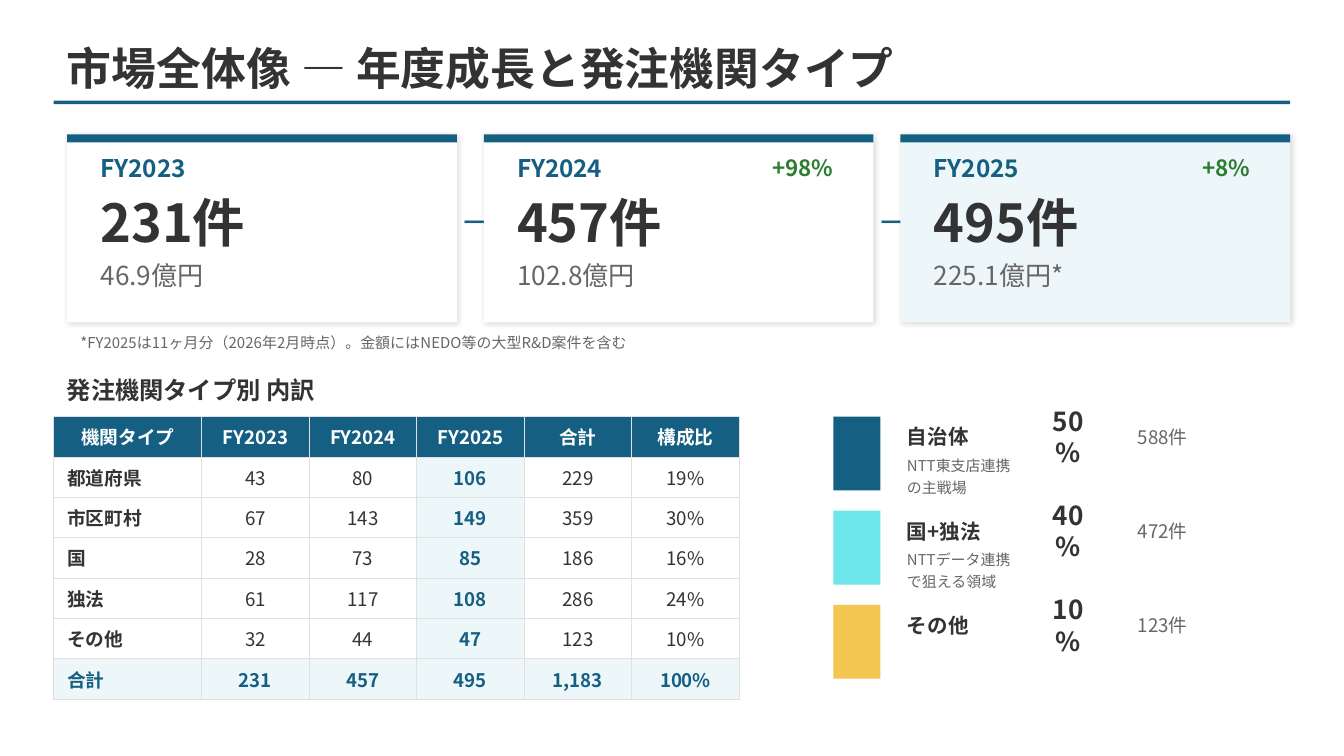
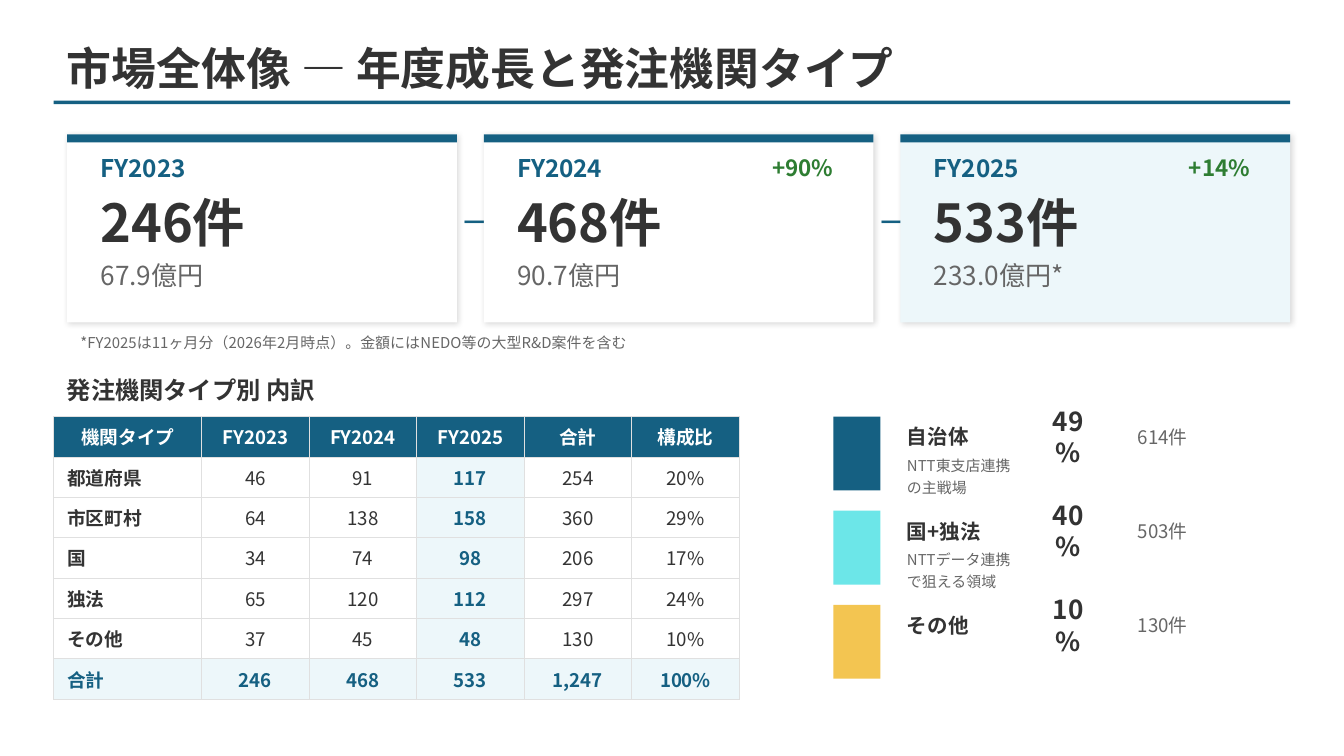
Before and after one commit to ttygtdgs/obsidian-ttygtd, a slide deck: slide 2 of 05_Output/Projects/@Active/NTTDX-Customer-Expansion-Mission/02-materials/FY2026-公共セクター生成AI案件-フェーズ別見通し.pptx. Drawn at 1344x756 pixels with LibreOffice and Linux fonts; fonts in the diff are those of the drawing; background and template pictures are left out. Boxes give left, top, right and bottom in pixels: in the first picture for what was removed or moved away, otherwise in the second. Text is boxed around its words. In the diff, an @@ line names an element or a change of style, - is before the commit and + after.

```diff
--- a/05_Output/Projects/@Active/NTTDX-Customer-Expansion-Mission/02-materials/FY2026-公共セクター生成AI案件-フェーズ別見通し.pptx
+++ b/05_Output/Projects/@Active/NTTDX-Customer-Expansion-Mission/02-materials/FY2026-公共セクター生成AI案件-フェーズ別見通し.pptx
@@ text at bbox=[772, 159, 833, 177]: text changed @@
-+98%
++90%
@@ text at bbox=[1189, 159, 1250, 177]: text changed @@
-+8%
++14%
@@ text at bbox=[101, 198, 246, 247]: text changed @@
-231件
+246件
@@ text at bbox=[517, 198, 662, 247]: text changed @@
-457件
+468件
@@ text at bbox=[934, 198, 1079, 247]: text changed @@
-495件
+533件
@@ text at bbox=[101, 263, 204, 287]: text changed @@
-46.9億円
+67.9億円
@@ text at bbox=[517, 263, 620, 287]: text changed @@
-102.8億円
+90.7億円
@@ text at bbox=[934, 263, 1064, 287]: text changed @@
-225.1億円*
+233.0億円*
@@ table at bbox=[54, 417, 739, 699] @@
-row 2: 都道府県 | 43 | 80 | 106 | 229 | 19%
+row 2: 都道府県 | 46 | 91 | 117 | 254 | 20%
-row 3: 市区町村 | 67 | 143 | 149 | 359 | 30%
+row 3: 市区町村 | 64 | 138 | 158 | 360 | 29%
-row 4: 国 | 28 | 73 | 85 | 186 | 16%
+row 4: 国 | 34 | 74 | 98 | 206 | 17%
-row 5: 独法 | 61 | 117 | 108 | 286 | 24%
+row 5: 独法 | 65 | 120 | 112 | 297 | 24%
-row 6: その他 | 32 | 44 | 47 | 123 | 10%
+row 6: その他 | 37 | 45 | 48 | 130 | 10%
-row 7: 合計 | 231 | 457 | 495 | 1,183 | 100%
+row 7: 合計 | 246 | 468 | 533 | 1,247 | 100%
@@ text at bbox=[1053, 411, 1084, 432]: text changed @@
-50%
+49%
@@ text at bbox=[1138, 428, 1188, 446]: text changed @@
-588件
+614件
@@ text at bbox=[1138, 522, 1188, 540]: text changed @@
-472件
+503件
@@ text at bbox=[1138, 616, 1188, 634]: text changed @@
-123件
+130件
```
Also in this commit, not shown: 7 other slides changed, 8 other files.
